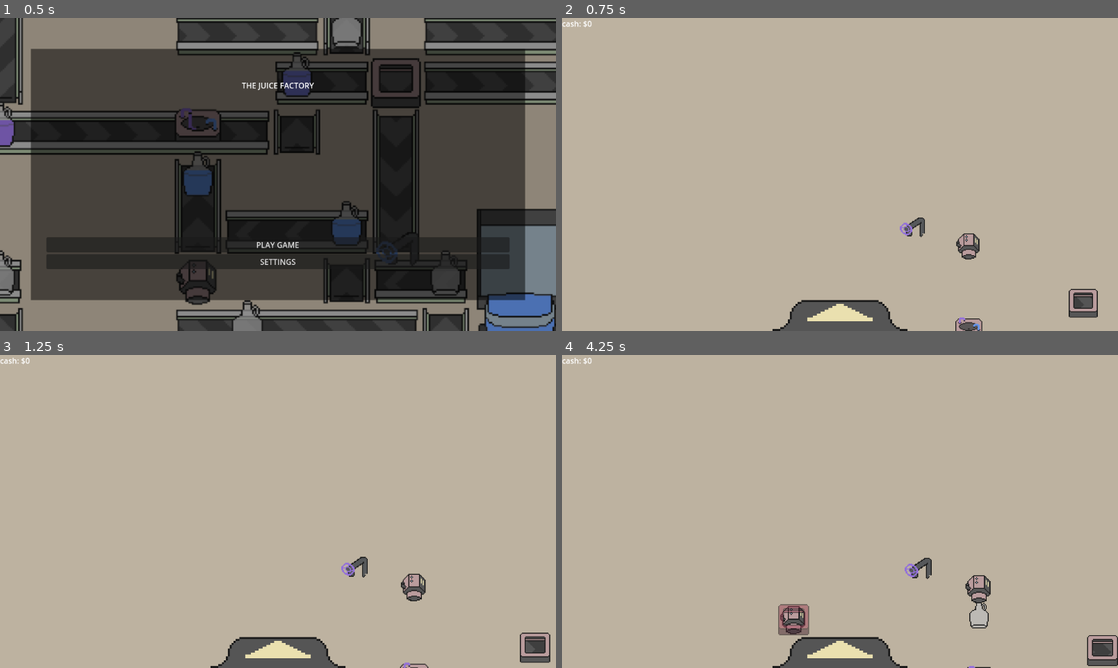
Above: before the commit, frames 1-4 (two rows, left to right).
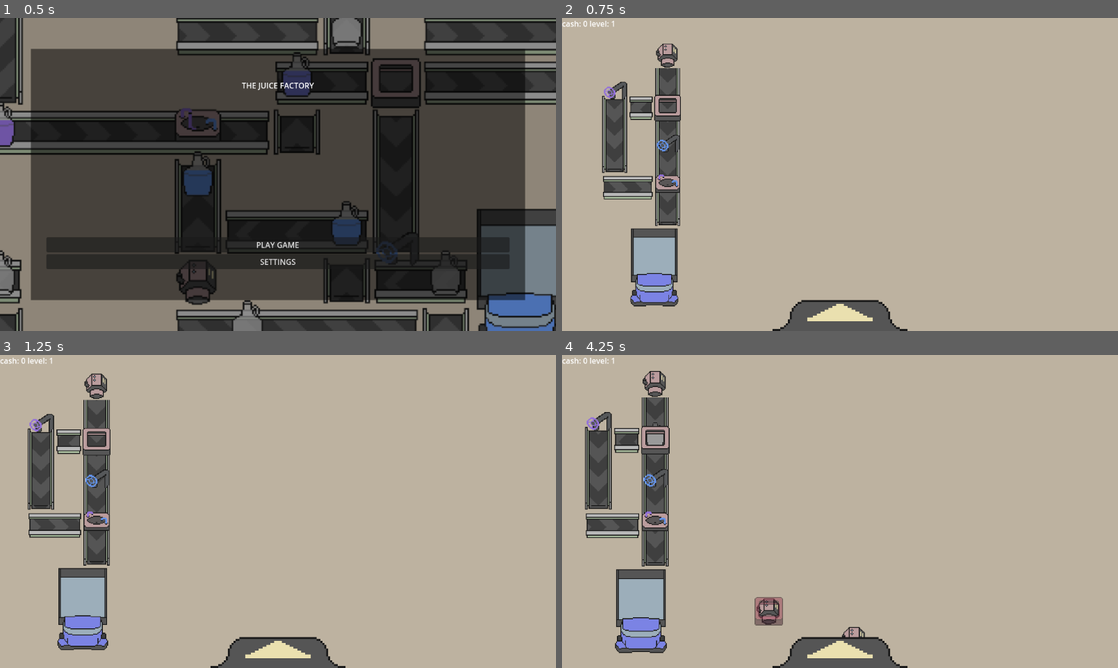
Above: after the commit, the same moments.

Repository: fennylol/juice_time
Game: Godot game, scene res://main.tscn
Same seed, same stepped clock (60 frames per second), same inputs: the game is played once before the commit and once after it.
Inputs (mouse positions are in pixels of both pictures, inside the frame that each line leads up to):
- Up to frame 1 (0.5 s): no input
- Up to frame 2 (0.75 s): click "PLAY GAME" at 0.5 s
- Up to frame 3 (1.25 s): no input
- Up to frame 4 (4.25 s): click (840, 652) at 1.25 s; click (656, 605) at 2 s; click (840, 652) at 2.75 s; click (778, 605) at 3.5 s

Frame 1 is identical in both runs. In frame 2, 7.3% of the frame differs, in the area x 3-97%, y 0-100%; in frame 3, 8.0%; in frame 4, 9.3%, in the area x 3-100%, y 0-100%.

Commit message:
leveling system

Diff:
--- a/UI/GUI.gd
+++ b/UI/GUI.gd
@@ -3,6 +3,8 @@
 const menu_node = preload("res://UI/menuing/main_menu.tscn")
 var MAIN_MENU
 @onready var MACHINE_TRAY = $CanvasLayer/HBoxContainer2/MachineTray
+@onready var CASH_LABEL = $CanvasLayer/HBoxContainer/cash_label
+@onready var LEVEL_LABEL = $CanvasLayer/HBoxContainer/level_label
 
 signal attempt_conveyor(startpoint: Vector2i, endpoint: Vector2i)
 signal attempt_machine(type: String, point: Vector2i)
@@ -104,7 +106,13 @@
 
 
 func update_cash_display(cash: float):
-	pass
+	var base_text: String = "cash: "
+	CASH_LABEL.text = base_text + str(int(cash))
+
+func update_level_display(level: int):
+	var base_text: String = "level: "
+	LEVEL_LABEL.text = base_text + str(level)
+
 
 func play_pressed():
 	MAIN_MENU.queue_free()
--- a/UI/GUI.tscn
+++ b/UI/GUI.tscn
@@ -20,9 +20,16 @@
 offset_bottom = 23.0
 grow_horizontal = 2
 
-[node name="Label" type="Label" parent="CanvasLayer/HBoxContainer"]
+[node name="cash_label" type="Label" parent="CanvasLayer/HBoxContainer"]
 layout_mode = 2
 text = "cash: $0"
+horizontal_alignment = 2
+vertical_alignment = 1
+
+[node name="level_label" type="Label" parent="CanvasLayer/HBoxContainer"]
+layout_mode = 2
+text = "level = 0
+"
 horizontal_alignment = 2
 vertical_alignment = 1
 
--- a/factory/factory_floor.gd
+++ b/factory/factory_floor.gd
@@ -8,7 +8,7 @@
 @onready var GHOST_CONVEYORS: TileMap = $ghost_conveyors
 
 signal income_earned(amount: float)
-const CASH_PER_TRUCK = 10
+const CASH_PER_TRUCK = 500
 
 var valid_placement := Color(Color.PALE_GREEN, 0.5)
 var invalid_placement := Color(Color.PALE_VIOLET_RED, 0.5)
@@ -18,7 +18,7 @@
 
 ## TRUCK TIMING AND LOSE CONDITION HANDLING
 signal loose_the_game(failed_truck_point: Vector2i)
-var seconds_to_warn = 1200
+var seconds_to_warn = 10
 var seconds_to_loose = 4000
 
 ## TILEMAP SOURCES
@@ -143,17 +143,10 @@
 	MIXER_STATE.clear()
 	TRUCK_STATE.clear()
 
-
-	var c1 = Color.MEDIUM_PURPLE
-	var c2 = Color.CORNFLOWER_BLUE
-
-	place_generator(Vector2i(4,2))
-	place_generator(Vector2i(4,8))
-	place_filler(c1, Vector2i(2,2))
-	place_filler(c2, Vector2i(8,8))
-	place_truck(c2, Vector2i(10,7))
-	place_mixer(c1, c2, Vector2(4,5))
-	place_flipper(Vector2i.DOWN, Vector2i(8,4))
+	var c0 = Color.MEDIUM_PURPLE
+	var c1 = Color.CORNFLOWER_BLUE
+	place_tutorial(c0, c1)
+
 
 func modulate_speed(multi : float):
 	var conveyor_tileset : TileSet = CONVEYOR_TILES.tile_set
@@ -179,6 +172,38 @@
 			MACHINE_TILES.set_layer_modulate(layer_index, c)
 			AUTO_TILES.set_layer_modulate(layer_index, c)
 		return LAYER_COLOR_DICT[c]
+
+func place_tutorial(c0, c1):
+	place_generator(Vector2i(-7,-5))
+	place_filler(c0, Vector2i(-9,-3))
+	place_filler(c1, Vector2i(-7,-1))
+	place_flipper(Vector2i.LEFT, Vector2i(-7,-3))
+	place_mixer(c0, c1, Vector2(-7,0))
+	place_truck(mix_colors(c0, c1), Vector2i(-8,2))
+
+
+func place_new_autotiles(level: int, r: int):
+	var easy_cutoff = 2
+	var c0: Color = LAYER_COLOR_DICT.keys()[randi_range(0, LAYER_COLOR_DICT.size()-1)]
+	var c1: Color = Color(randf(),randf(),randf())
+
+	# TODO check all 6 truck tiles
+	var pos := Vector2i(randi_range(-r,r), randi_range(-r,r))
+	if CONVEYOR_TILES.get_used_cells(0).has(pos) or MACHINE_TILES.get_used_cells(0).has(pos) or AUTO_TILES.get_used_cells(0).has(pos):
+		while CONVEYOR_TILES.get_used_cells(0).has(pos) or MACHINE_TILES.get_used_cells(0).has(pos) or AUTO_TILES.get_used_cells(0).has(pos):
+			pos = Vector2i(randi_range(-r,r), randi_range(-r,r))
+	var truck_pos: Vector2i = pos
+
+	pos = Vector2i(randi_range(-r,r), randi_range(-r,r))
+	if CONVEYOR_TILES.get_used_cells(0).has(pos) or MACHINE_TILES.get_used_cells(0).has(pos) or AUTO_TILES.get_used_cells(0).has(pos):
+		while CONVEYOR_TILES.get_used_cells(0).has(pos) or MACHINE_TILES.get_used_cells(0).has(pos) or AUTO_TILES.get_used_cells(0).has(pos):
+			pos = Vector2i(randi_range(-r,r), randi_range(-r,r))
+
+	print("placing truck at: ", truck_pos, " filler at: ", pos)
+	place_filler(c1 if level > easy_cutoff else c0, pos)
+	place_truck(mix_colors(c0, c1) if level > easy_cutoff else c0, truck_pos)
+
+
 
 func process_world_tick(tick_delta: float):
 	## CREATE ATTEMPT ARRAYS.
--- a/factory/factory_floor.tscn
+++ b/factory/factory_floor.tscn
@@ -12,7 +12,7 @@
 rendering_quadrant_size = 4
 collision_animatable = true
 format = 2
-layer_0/tile_data = PackedInt32Array(262152, 0, 3)
+layer_0/tile_data = PackedInt32Array(-131081, 0, 9, -65545, 0, 8, -131080, 0, 7, -196615, 0, 8, -131079, 0, 8, -65543, 0, 8, 65529, 0, 8, 65527, 0, 1, 65528, 0, 2, 131065, 0, 10, -7, 0, 8, -9, 0, 10)
 
 [node name="auto_tiles" type="TileMap" parent="."]
 tile_set = ExtResource("3_jenf4")
--- a/main.gd
+++ b/main.gd
@@ -1,7 +1,9 @@
 extends Node2D
 
-var cash: float = 500
-#@onready var canvaslayer = $CanvasLayer
+var cash: float = 0
+var level_amount: float = 1000
+var level: int = 0
+
 @onready var GUI = $Gui
 @onready var FACTORY_FLOOR = $FactoryFloor
 
@@ -11,14 +13,21 @@
 var mouse_point: Vector2
 
 const MIN_CAM_ZOOM = 1.5
-var MAX_CAM_ZOOM = 0.25
+var MAX_CAM_ZOOM
 var target_zoom: float = 0.5
+
+const SPRITE_WIDTH = 128
+const LEVEL_TILE_MULTIPLIER = 2
 
 var game_paused = false
 var time_since_tick = 0
-var TICK_LENGTH_IN_SECONDS = 1
+const FAST_LENGTH = 0.1
+const DEFAULT_LENGTH = 1
+var TICK_LENGTH_IN_SECONDS = DEFAULT_LENGTH
 
 func _ready():
+	earn_cash(0)
+
 	GUI.attempt_conveyor.connect(forward_attempt_conveyor)
 	GUI.attempt_machine.connect(forward_attempt_machine)
 	GUI.hover_machine.connect(forward_hover_machine)
@@ -41,7 +50,15 @@
 
 func earn_cash(amount: float):
 	cash += amount
-	GUI.update_cash_display(amount)
+	GUI.update_cash_display(cash)
+	## INCREMENT LEVEL
+	if cash >= level_amount*level:
+		level += 1
+		var visible_tiles = (level * LEVEL_TILE_MULTIPLIER)+9
+		MAX_CAM_ZOOM = calculate_zoom_for_visible_space(visible_tiles * SPRITE_WIDTH)
+		target_zoom = MAX_CAM_ZOOM
+		GUI.update_level_display(level)
+		if level > 1: FACTORY_FLOOR.place_new_autotiles(level, visible_tiles/2)
 
 func handle_pause(state: bool):
 	game_paused = state
@@ -56,6 +73,7 @@
 func _process(delta):
 	if game_paused: return
 
+	## HIDE MOUSE WHILE MOVING CAMERA
 	if Input.is_action_just_released("cancel"):
 		Input.set_mouse_mode(Input.MOUSE_MODE_VISIBLE)
 		Input.warp_mouse(mouse_point)
@@ -63,19 +81,25 @@
 		mouse_point = get_viewport().get_mouse_position()
 		Input.set_mouse_mode(Input.MOUSE_MODE_CAPTURED)
 
+	## ZOOM
 	var scroll: float = (int(Input.is_action_just_released("zoom_in")) - int(Input.is_action_just_released("zoom_out")))*0.1
 	target_zoom = min(max(target_zoom+scroll, MAX_CAM_ZOOM), MIN_CAM_ZOOM)
 	var zoom = lerp(CAMERA.zoom.x, target_zoom, 2.5*delta)
 	CAMERA.zoom = Vector2(zoom, zoom)
 
+	## MOVE
 	var diff = abs(CAMERA.position - target_point)
 	var lerp_speed = diff*delta*(1-CAMERA.zoom.x)
 	CAMERA.position.x = lerpf(CAMERA.position.x, target_point.x, lerp_speed.length())
 	CAMERA.position.y = lerpf(CAMERA.position.y, target_point.y, lerp_speed.length())
 
+	## SEND WORLD TICK
+	if Input.is_action_pressed("faster"): TICK_LENGTH_IN_SECONDS = FAST_LENGTH
+	else:  TICK_LENGTH_IN_SECONDS = DEFAULT_LENGTH
+
 	time_since_tick += delta
 	if time_since_tick > TICK_LENGTH_IN_SECONDS:
-		time_since_tick -= TICK_LENGTH_IN_SECONDS
+		time_since_tick = fmod(time_since_tick,TICK_LENGTH_IN_SECONDS)
 		FACTORY_FLOOR.process_world_tick(TICK_LENGTH_IN_SECONDS)
 
 
@@ -85,3 +109,9 @@
 
 func on_game_loose(fail_point: Vector2i):
 	print("lost the game at: ", fail_point)
+
+
+func calculate_zoom_for_visible_space(desired_visible_space: float) -> float:
+	var viewport_size = get_viewport_rect().size
+	var zoom = viewport_size.y / desired_visible_space
+	return zoom
--- a/project.godot
+++ b/project.godot
@@ -37,21 +37,6 @@
 , Object(InputEventMouseButton,"resource_local_to_scene":false,"resource_name":"","device":-1,"window_id":0,"alt_presse …(244 unchanged characters)…
 ]
 }
-debug_place_flipper={
-"deadzone": 0.5,
-"events": [Object(InputEventKey,"resource_local_to_scene":false,"resource_name":"","device":-1,"window_id":0,"alt_pressed":false,"shift_pressed":false,"ctrl_pressed":false,"meta_pressed":false,"pressed":false,"keycode":0,"physical_keycode":70,"key_label":0,"unicode":102,"echo":false,"script":null)
-]
-}
-debug_place_mixer={
-"deadzone": 0.5,
-"events": [Object(InputEventKey,"resource_local_to_scene":false,"resource_name":"","device":-1,"window_id":0,"alt_pressed":false,"shift_pressed":false,"ctrl_pressed":false,"meta_pressed":false,"pressed":false,"keycode":0,"physical_keycode":77,"key_label":0,"unicode":109,"echo":false,"script":null)
-]
-}
-debug_place_generator={
-"deadzone": 0.5,
-"events": [Object(InputEventKey,"resource_local_to_scene":false,"resource_name":"","device":-1,"window_id":0,"alt_pressed":false,"shift_pressed":false,"ctrl_pressed":false,"meta_pressed":false,"pressed":false,"keycode":0,"physical_keycode":71,"key_label":0,"unicode":103,"echo":false,"script":null)
-]
-}
 zoom_out={
 "deadzone": 0.5,
 "events": [Object(InputEventMouseButton,"resource_local_to_scene":false,"resource_name":"","device":-1,"window_id":0,"a …(253 unchanged characters)…
@@ -67,3 +52,8 @@
 "events": [Object(InputEventKey,"resource_local_to_scene":false,"resource_name":"","device":-1,"window_id":0,"alt_press …(182 unchanged characters)…
 ]
 }
+faster={
+"deadzone": 0.5,
+"events": [Object(InputEventKey,"resource_local_to_scene":false,"resource_name":"","device":-1,"window_id":0,"alt_pressed":false,"shift_pressed":false,"ctrl_pressed":false,"meta_pressed":false,"pressed":false,"keycode":0,"physical_keycode":32,"key_label":0,"unicode":32,"echo":false,"script":null)
+]
+}
